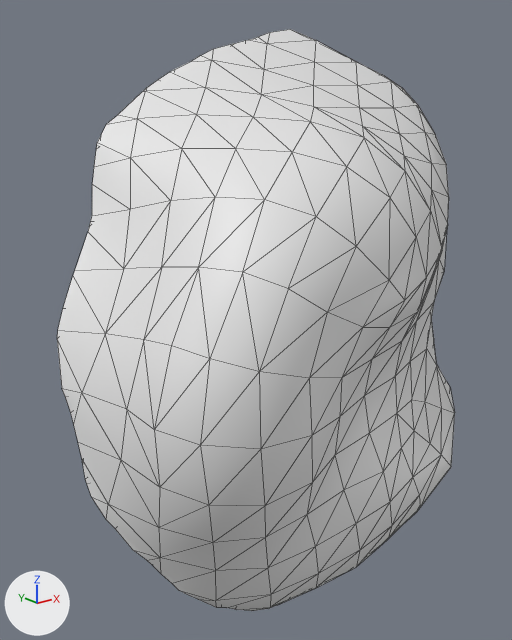
The FBX model Assets/_models/mdl_AsteroidShard2.fbx: old version first, new version second.
Before and after are seen from a camera (50 mm lens) standing at (-0.01347, -0.01932, 0.00744) and looking at (-0.00128, -0.00409, 0.00135). Lighting does not change. The marker at lower left points along +X, +Y and +Z. Mesh edges are drawn as thin lines. Materials are left out; every surface is plain grey. Where no turn or scale is listed for an object, it has been applied to the vertices.

The first picture shows 'SR_02'.
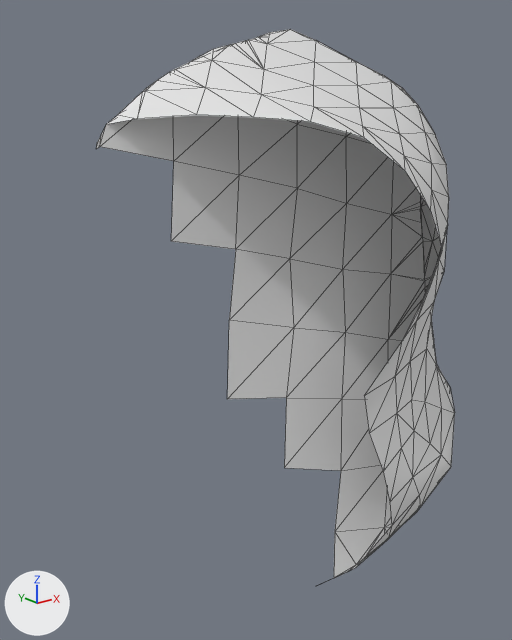
Boxes (x1, y1, x2, y2) around the edits, measured in the pictures (512 x 640 px; the box of a moved part takes in the faces that stretch with it):
```json
{"object": "SR_02", "change": "reshaped", "before": [57, 29, 455, 611], "after": [96, 29, 455, 581], "on screen": "10% narrower"}
{"part": 1, "of": "me_mesh", "change": "moved or reshaped", "before": [57, 29, 451, 611], "after": [97, 29, 451, 581]}
```

Edits to the scene script, one JSON object a line:
```json
{"block": "me_mesh", "where": "# used by ob_sr_02; location = (-0.00005, -0.00509, 0.00132)"}
{"op": "remove", "block": "me_mesh", "code": "me_mesh.from_pydata(...)  # 316 vertices, 435 faces; spans x -0.0071..0.0071, y -0.0036..0.0036, z -0.0081..0.0081"}
{"op": "add", "block": "me_mesh", "code": "me_mesh.from_pydata(...)  # 199 vertices, 363 faces; spans x -0.0051..0.0071, y -0.0027..0.0036, z -0.0081..0.0081"}
{"block": "me_mesh", "change": "me_mesh part 1"}
{"block": "me_mesh", "change": "117 vertices are removed from x -0.0071..0.0009, y -0.0036..0.0026, z -0.0081..0.005"}
{"block": "me_mesh", "change": "256 faces are deleted"}
{"block": "me_mesh", "change": "184 new faces join them"}
```
